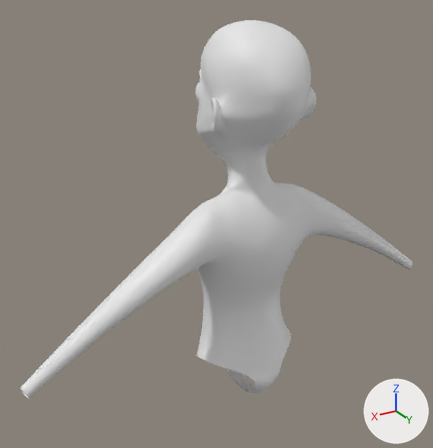
Renders of the Blender file mavis.blend from each side of a commit.
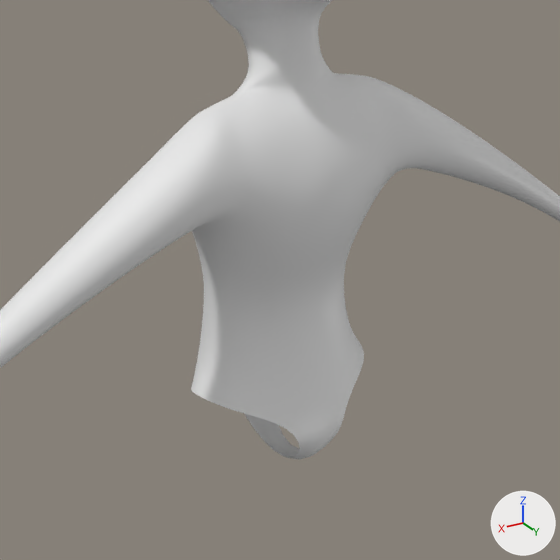
Old and new are each drawn whole from a 50 mm camera at (1.096, 1.596, 2.871) aimed at (0.081, -0.096, 2.025) and again close up on the part from 21% to 92% of the width and 32% to 100% of the height. Arrows for +X, +Y and +Z are at lower right; the lights stay in place.

The first close-up shows 'Roundcube'.
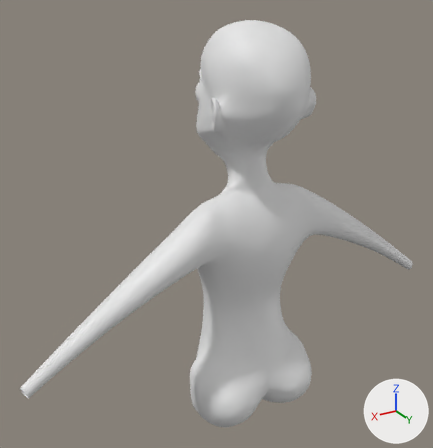
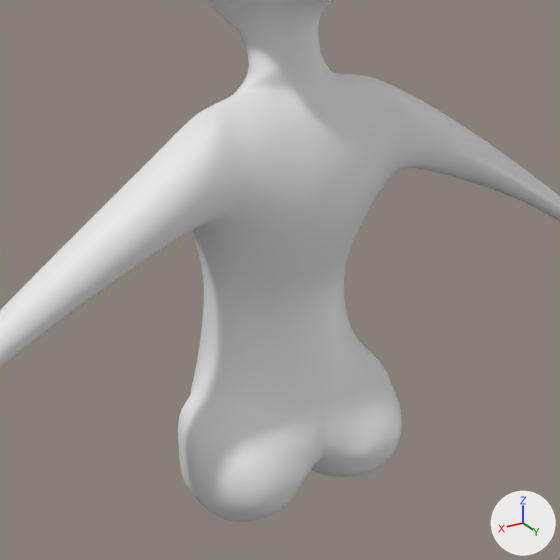
The change, as a list of edits to the scene's bpy script:
```text
Change me_roundcube:
    used by ob_roundcube; location = (0.0, 0.0, 0.0)
    remove me_roundcube.from_pydata(...)  # 430 vertices, 391 faces; spans x 0.0..0.845, y -0.273..0.216, z 1.281..2.725
    add me_roundcube.from_pydata(...)  # 475 vertices, 433 faces; spans x 0.0..0.845, y -0.273..0.216, z 1.24..2.725
    me_roundcube part 1
    2 faces are deleted
    7 vertices move from x 0.0..0.16, y -0.128..0.167, z 1.281..1.541 to x 0.0..0.16, y -0.128..0.145, z 1.325..1.541
    45 vertices are added at x 0.0..0.253, y -0.04..0.19, z 1.24..1.524
    44 new faces join them
```

Pixel boxes (x1, y1, x2, y2) of what changed, in the close-ups (560 x 560 px):
'Roundcube', reshaped
    before: (0, 0, 560, 459)
    after: (0, 0, 560, 522)
part 1 of me_roundcube, built on
    before: (212, 323, 364, 459)
    after: (178, 323, 402, 522)
